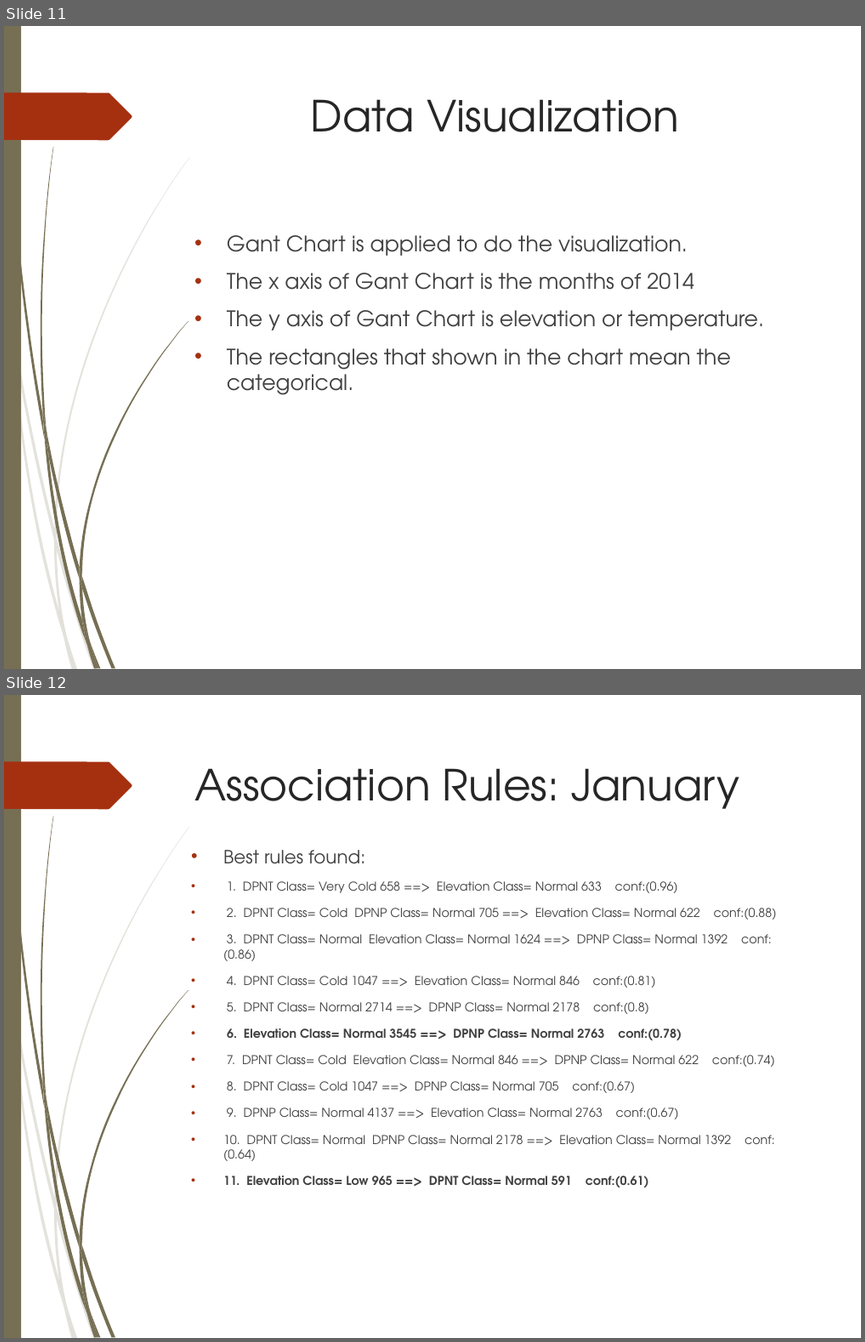
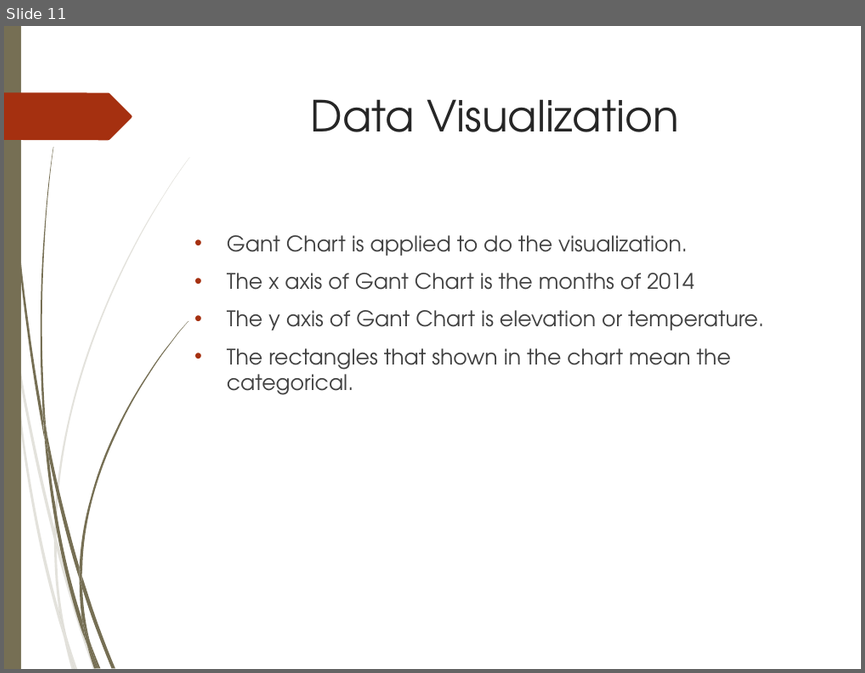
Before and after one commit to Iron-Ham/CPS585, a slide deck: cps585-weather analysis.ppt. Shown one above the other, each under a label of ours: slides 11 and 12 before the commit, slide 11 after it. The pictures are 865x1342 and 865x673 pixels, drawn with LibreOffice and Linux fonts; fonts in the diff are those of the drawing; background and template pictures are left out. Boxes give left, top, right and bottom in pixels: in the first picture for what was removed or moved away, otherwise in the second. Text is boxed around its words. In the diff, an @@ line names an element or a change of style, - is before the commit and + after.

Commit message:
+slides

```diff
--- a/cps585-weather analysis.ppt
+++ b/cps585-weather analysis.ppt
@@ slide 12 removed at <box>4,695,861,1338</box>, background picture (left out); not listed: 24 template elements that a slide beside it also shows @@
@@ title removed at <box>194,768,739,809</box> @@
-Association Rules: January
@@ text removed at <box>223,850,732,1188</box> @@
-• Best rules found:
-• 1. DPNT Class= Very Cold 658 ==> Elevation Class= Normal 633 conf:(0.96)
-• 2. DPNT Class= Cold DPNP Class= Normal 705 ==> Elevation Class= Normal 622 conf:(0.88)
-• 3. DPNT Class= Normal Elevation Class= Normal 1624 ==> DPNP Class= Normal 1392 conf:(0.86)
-• 4. DPNT Class= Cold 1047 ==> Elevation Class= Normal 846 conf:(0.81)
-• 5. DPNT Class= Normal 2714 ==> DPNP Class= Normal 2178 conf:(0.8)
-• 6. Elevation Class= Normal 3545 ==> DPNP Class= Normal 2763 conf:(0.78)
-• 7. DPNT Class= Cold Elevation Class= Normal 846 ==> DPNP Class= Normal 622 conf:(0.74)
-• 8. DPNT Class= Cold 1047 ==> DPNP Class= Normal 705 conf:(0.67)
-• 9. DPNP Class= Normal 4137 ==> Elevation Class= Normal 2763 conf:(0.67)
-• 10. DPNT Class= Normal DPNP Class= Normal 2178 ==> Elevation Class= Normal 1392 conf:(0.64)
-• 11. Elevation Class= Low 965 ==> DPNT Class= Normal 591 conf:(0.61)
```
